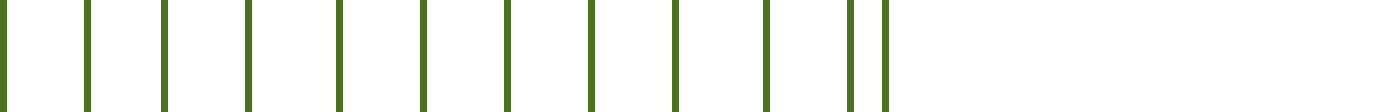
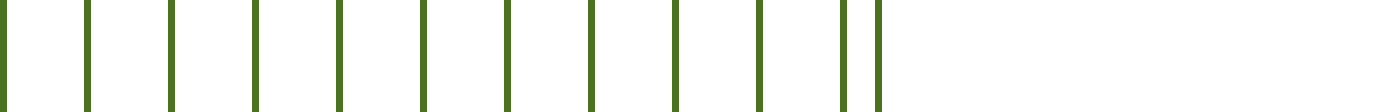
Layer changes from the first 1400 × 112 image to the second:
painted on "Background" over [161, 0, 889, 112]
